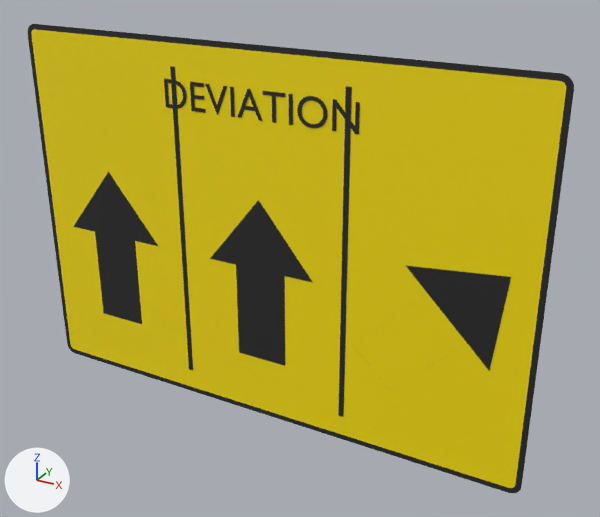
An edit to the glTF model panneaux/18_KD_deviation/KD10a.glb, drawn before and after from the same camera.
One viewpoint serves both versions: a camera (50 mm lens) standing at (1.43, -2.31, 1.14) and looking at (0.13, 0.05, -0.04). The lights are fixed; the arrows at lower left show +X, +Y and +Z. The first picture is the older version. Where no turn or scale is listed for an object, it has been applied to the vertices. Vertices at exactly the same position are counted once.

The first picture shows 'KD10a_cadre00', 'KD10a_fond01', 'KD10a_sep03', 'KD10a_sep05', 'KD10a_txt07', 'KD10a_v02', 'KD10a_v04', 'KD10a_v06' and 1 more.
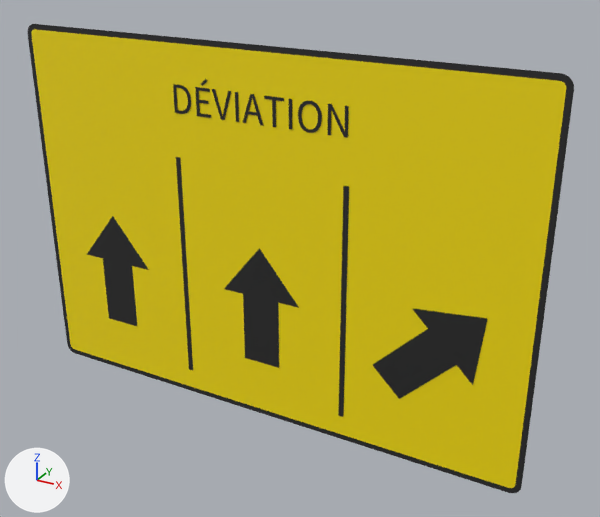
Changed parts and their boxes (x1, y1, x2, y2) in the pictures (600 x 517 px; the box of a moved part takes in the faces that stretch with it):
'KD10a_v06', reshaped (28% narrower, 24% shorter)
    before: (353, 266, 511, 384)
    after: (373, 309, 487, 399)
'KD10a_v04', moved, rescaled (26% narrower, 28% shorter)
    before: (210, 200, 312, 366)
    after: (224, 248, 299, 368)
'KD10a_v02', moved, rescaled (27% narrower, 27% shorter)
    before: (73, 172, 158, 324)
    after: (87, 216, 149, 326)
'KD10a_txt07', reshaped (10% narrower, 7% taller)
    before: (164, 79, 360, 134)
    after: (173, 79, 349, 138)
'KD10a_sep05', moved, rescaled (20% narrower, 30% shorter)
    before: (338, 86, 352, 417)
    after: (338, 186, 349, 417)
'KD10a_sep03', moved, rescaled (25% narrower, 30% shorter)
    before: (170, 66, 193, 370)
    after: (176, 157, 193, 370)
part 3 of me_t_262, added
    after: (289, 99, 292, 130)
part 4 of me_t_262, added
    after: (235, 92, 239, 122)
part 5 of me_t_262, rebuilt (19% narrower)
    before: (297, 96, 327, 128)
    after: (298, 101, 322, 133)
part 6 of me_t_262, rebuilt
    before: (190, 82, 206, 113)
    after: (195, 87, 211, 118)
part 7 of me_t_262, rebuilt (12% narrower)
    before: (238, 89, 262, 121)
    after: (243, 94, 264, 126)
part 8 of me_t_262, rebuilt (24% narrower)
    before: (332, 99, 360, 134)
    after: (328, 104, 349, 138)
part 9 of me_t_262, rebuilt (9% narrower)
    before: (263, 91, 285, 123)
    after: (264, 96, 284, 127)
part 10 of me_t_262, rebuilt (13% narrower)
    before: (205, 84, 227, 115)
    after: (212, 89, 231, 120)
part 11 of me_t_262, deleted
    before: (230, 87, 235, 117)
part 12 of me_t_262, deleted
    before: (289, 94, 293, 125)
part 13 of me_t_262, moved or reshaped
    before: (164, 79, 187, 109)
    after: (173, 79, 207, 114)

What changed in the scene script:
```text
Change me_sep_054:
    remove me_sep_054.from_pydata(...)  # 8 vertices, 12 faces; spans x -0.343..-0.323, y 0.0, z -0.6..0.6
    add me_sep_054.from_pydata(...)  # 8 vertices, 12 faces; spans x -0.343..-0.323, y 0.0, z -0.6..0.28
    me_sep_054 part 1: the whole mesh is scaled about its middle by (1, 1, 0.733), then moved by (0.0, 0.0, -0.16)
Change me_sep_055:
    remove me_sep_055.from_pydata(...)  # 8 vertices, 12 faces; spans x 0.323..0.343, y 0.0, z -0.6..0.6
    add me_sep_055.from_pydata(...)  # 8 vertices, 12 faces; spans x 0.323..0.343, y 0.0, z -0.6..0.28
    me_sep_055 part 2: the whole mesh is scaled about its middle by (1, 1, 0.733), then moved by (0.0, 0.0, -0.16)
Change me_t_262:
    remove me_t_262.from_pydata(...)  # 412 vertices, 800 faces; spans x -0.372..0.372, y 0.0, z -0.045..0.057
    add me_t_262.from_pydata(...)  # 576 vertices, 1124 faces; spans x -0.335..0.335, y 0.0, z -0.061..0.073
    me_t_262 part 3: a new loose piece, a box spanning x 0.12251..0.13506, y -0.0002..0.0002, z -0.05948..0.04052, in mat_noir_pictogramme (black #272727)
    me_t_262 part 4: a new loose piece, a box spanning x -0.08213..-0.06958, y -0.0002..0.0002, z -0.05948..0.04052, in mat_noir_pictogramme (black #272727)
    me_t_262 part 5: the loose piece of 192 vertices spanning x 0.155..0.262, y 0.0, z -0.045..0.057 is rebuilt with 192 vertices and now spans x 0.157..0.242, y 0.0, z -0.061..0.042
    me_t_262 part 6: the loose piece of 24 vertices spanning x -0.262..-0.204, y 0.0, z -0.044..0.056 is rebuilt with 24 vertices and now spans x -0.241..-0.182, y 0.0, z -0.059..0.041
    me_t_262 part 7: the loose piece of 22 vertices spanning x -0.075..0.023, y 0.0, z -0.044..0.057 is rebuilt with 72 vertices and now spans x -0.055..0.026, y 0.0, z -0.059..0.041
    me_t_262 part 8: the loose piece of 20 vertices spanning x 0.28..0.372, y 0.0, z -0.044..0.056 is rebuilt with 76 vertices and now spans x 0.264..0.335, y 0.0, z -0.059..0.041
    me_t_262 part 9: the loose piece of 16 vertices spanning x 0.025..0.109, y 0.0, z -0.044..0.056 is rebuilt with 16 vertices and now spans x 0.031..0.105, y 0.0, z -0.059..0.041
    me_t_262 part 10: the loose piece of 14 vertices spanning x -0.2..-0.112, y 0.0, z -0.045..0.056 is rebuilt with 64 vertices and now spans x -0.174..-0.096, y 0.0, z -0.059..0.041
    me_t_262 part 11: the loose piece of 8 vertices spanning x -0.1..-0.086, y 0.0, z -0.044..0.056 is deleted
    me_t_262 part 12: the loose piece of 8 vertices spanning x 0.123..0.137, y 0.0, z -0.044..0.056 is deleted
    me_t_262 part 13: 2 vertices moved within x -0.28, y 0.0, z 0.012; 106 vertices removed from x -0.372..-0.28, y 0.0, z -0.044..0.056; 114 vertices added at x -0.335..-0.19, y 0.0, z -0.059..0.073
Change me_v_081:
    remove me_v_081.from_pydata(...)  # 14 vertices, 24 faces; spans x -0.881..-0.452, y 0.0, z -0.455..0.175
    add me_v_081.from_pydata(...)  # 14 vertices, 24 faces; spans x -0.825..-0.508, y 0.0, z -0.471..-0.005
    me_v_081 part 14: the whole mesh is scaled about its middle by (0.741, 1, 0.741), then moved by (0.0, 0.0, -0.098)
Change me_v_082:
    remove me_v_082.from_pydata(...)  # 14 vertices, 24 faces; spans x -0.214..0.214, y 0.0, z -0.455..0.175
    add me_v_082.from_pydata(...)  # 14 vertices, 24 faces; spans x -0.159..0.159, y 0.0, z -0.471..-0.005
    me_v_082 part 15: the whole mesh is scaled about its middle by (0.741, 1, 0.741), then moved by (0.0, 0.0, -0.098)
Change me_v_083:
    remove me_v_083.from_pydata(...)  # 14 vertices, 18 faces; spans x 0.373..0.889, y 0.0, z -0.434..0.083
    add me_v_083.from_pydata(...)  # 14 vertices, 24 faces; spans x 0.449..0.832, y 0.0, z -0.456..-0.073
    me_v_083 part 16: the whole mesh is rebuilt
```
